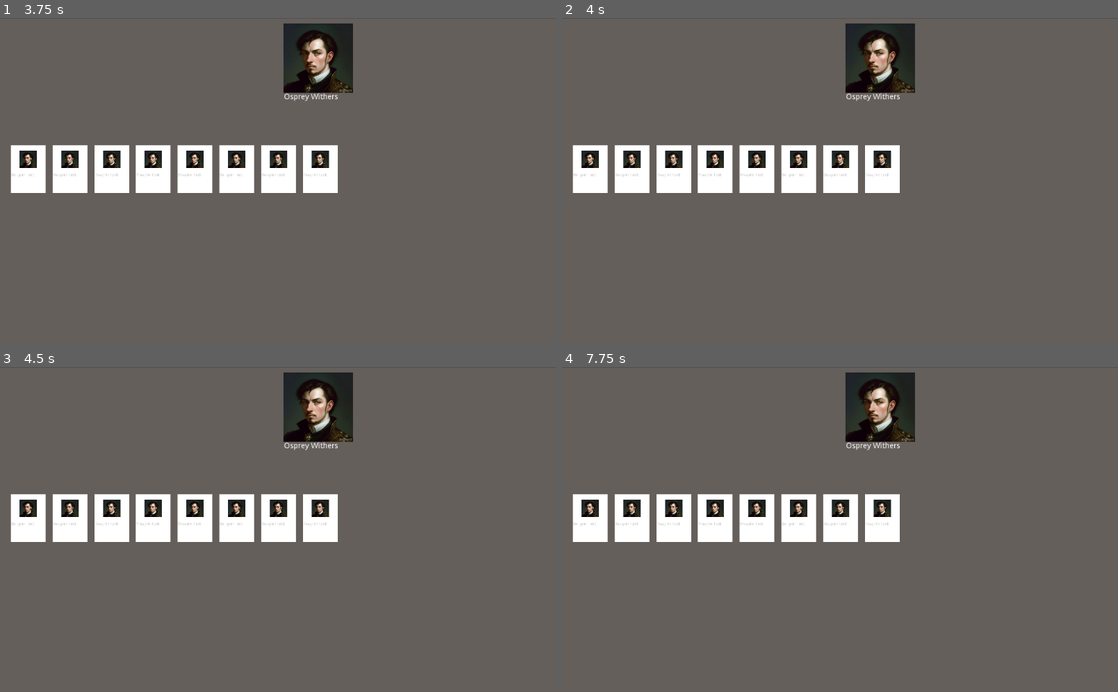
Above: before the commit, frames 1-4 (two rows, left to right).
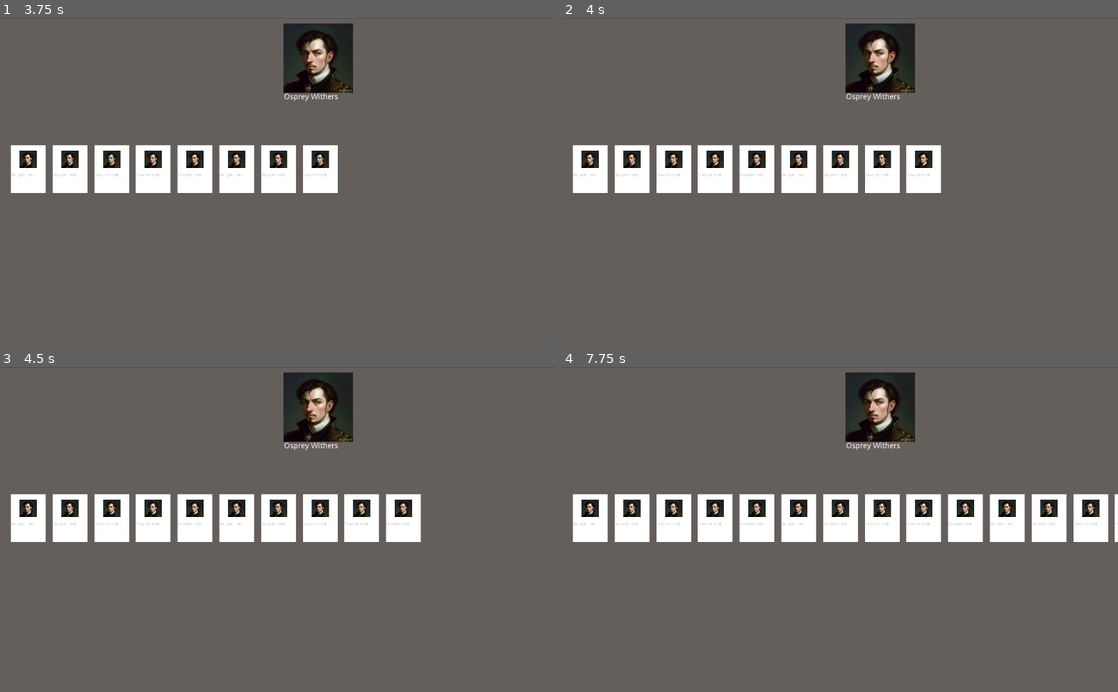
Above: after the commit, the same moments.

Repository: Multi-User-Domain/Realm
Game: Godot game, scene res://Main.tscn
Same seed, same stepped clock (60 frames per second), same inputs: the game is played once before the commit and once after it.
Inputs (mouse positions are in pixels of both pictures, inside the frame that each line leads up to):
- Up to frame 1 (3.75 s): tap Enter (ui_accept) at 0.5, 0.77, 1.25, 1.52, 2, 2.75, 3.02, 3.5 s; move the mouse to (400, 164) at 0.52 s; hold Right (ui_right) 0.53-1.28 s; click (400, 164) at 0.67 s; move the mouse to (166, 196) at 1.27 s; hold Left (ui_left) 1.28-2.03 s; move the mouse to (333, 109) at 2.02 s; hold Right (ui_right) 2.03-3.53 s; move the mouse to (250, 245) at 2.77 s; click (250, 245) at 2.92 s; move the mouse to (444, 229) at 3.52 s; hold Left (ui_left) from 3.53 s (still down)
- Up to frame 2 (4 s): keep holding Left (ui_left); tap Enter (ui_accept) at 3.77 s
- Up to frame 3 (4.5 s): keep holding Left (ui_left); tap Enter (ui_accept) at 4.25 s; move the mouse to (111, 480) at 4.27 s
- Up to frame 4 (7.75 s): tap Enter (ui_accept) at 4.52, 6.02, 6.77, 7.52 s; move the mouse to (867, 529) at 5.02 s; click (867, 529) at 5.17 s; move the mouse to (756, 448) at 5.77 s; release Left (ui_left) at 5.78 s; hold Right (ui_right) from 5.78 s (still down); move the mouse to (962, 513) at 6.52 s; move the mouse to (728, 545) at 7.27 s; click (728, 545) at 7.42 s

Frame 1 is identical in both runs. In frame 2, 0.9% of the frame differs, in the area x 61-69%, y 39-54%; in frame 3, 1.9%; in frame 4, 4.7%, in the area x 61-100%, y 39-54%.
Error before the commit: Attempt to call function 'get_node' in base 'previously freed instance' on a null instance. (res://Main.gd:177)

Commit message:
refactor: simplify CardTray
removed active and inactive distinction, now just have one hand

Diff:
--- a/CardTray.gd
+++ b/CardTray.gd
@@ -10,14 +10,12 @@
 # at the base, it is wrapper around a CardManager with no discard_pile,
 # and where the hand progresses as one-in with each one-out
 onready var card_manager = get_node("CardManager")
-onready var active_card_pos_node = get_node("ActiveCardPos")
-onready var inactive_cards_pos_node = get_node("InactiveCardsPos")
+onready var cards_start_pos = get_node("CardsStartFrom")
 
 # TODO: should the hand_size be calculated based on screen width?
 export var hand_size = 7
 
 var card_scene = preload("res://obj/card/Card.tscn")
-var active_card = null
 
 func init_deck(cards):
 	card_manager.init_deck(null, cards)
@@ -26,32 +24,20 @@
 func draw_new_hand():
 	card_manager.draw_hand(hand_size)
 
-	# render the first card in the active card position
-	var top_card = card_manager.hand.pop_front()
-	_render_active_card(top_card)
-
-	# render the rest of the hand in the inactive tray
+	# render the hand in the card tray
 	for i in range(len(card_manager.hand)):
 		var card_jsonld = card_manager.hand[i]
 		var card_scene_instance = card_scene.instance()
 		card_scene_instance.scale = card_scene_instance.scale * game.card_scale
-		card_scene_instance.set_position(Vector2(inactive_cards_pos_node.position.x + ((i * game.get_card_size().x) * 1.2), -game.get_card_size().y * 0.125))
-		inactive_cards_pos_node.add_child(card_scene_instance)
+		card_scene_instance.set_position(Vector2(cards_start_pos.position.x + ((i * game.get_card_size().x) * 1.2), -game.get_card_size().y * 0.125))
+		cards_start_pos.add_child(card_scene_instance)
 		card_scene_instance.init_card(card_jsonld)
 
-func _render_active_card(card_jsonld):
-	# renders the given card in the active card position
-	var card_scene_instance = card_scene.instance()
-	card_scene_instance.set_position(Vector2(active_card_pos_node.position.x, -game.get_card_size().y * 0.75))
-	active_card_pos_node.add_child(card_scene_instance)
-	card_scene_instance.init_card(card_jsonld)
-	active_card = card_scene_instance
+	game.set_selected_card(cards_start_pos.get_child(0))
 
-	game.set_selected_card(card_scene_instance)
-
-func _get_inactive_card_matching(this_card):
+func _get_card_from_hand(this_card):
 	# sorry
-	for child in inactive_cards_pos_node.get_children():
+	for child in cards_start_pos.get_children():
 		if child.get_rdf_property("@id") == this_card["@id"]:
 			return child
 	return null
@@ -61,32 +47,25 @@
 	:return: card to the left of the parameterised card in the UI
 	:return: null if there is no card to the left
 	"""
-	if this_card == active_card:
-		return null
-
 	for i in range(len(card_manager.hand)):
 		if this_card.get_rdf_property("@id") == card_manager.hand[i]["@id"]:
 			if i == 0:
-				return active_card
-			return _get_inactive_card_matching(card_manager.hand[i - 1])
+				return null
+			return _get_card_from_hand(card_manager.hand[i - 1])
 
 func get_card_to_right_of(this_card):
 	"""
 	:return: card to the left of the parameterised card in the UI
 	:return: null if there is no card to the right
 	"""
-	if this_card == active_card:
-		return _get_inactive_card_matching(card_manager.hand[0])
-
 	for i in range(len(card_manager.hand)):
 		if this_card.get_rdf_property("@id") == card_manager.hand[i]["@id"]:
 			if i < len(card_manager.hand) - 1:
-				return _get_inactive_card_matching(card_manager.hand[i + 1])
+				return _get_card_from_hand(card_manager.hand[i + 1])
 			return null
 
 func remove_card(card_scene_instance):
-	if card_scene_instance != active_card:
-		var card_jsonld = card_scene_instance.jsonld_store
-		card_manager.hand.erase(card_jsonld)
+	var card_jsonld = card_scene_instance.jsonld_store
+	card_manager.hand.erase(card_jsonld)
 	card_scene_instance.get_node("..").remove_child(card_scene_instance)
 	card_scene_instance.queue_free()
--- a/Main.gd
+++ b/Main.gd
@@ -60,8 +60,7 @@
 
 	# bottom quarter for player card actions
 	card_tray.set_position(Vector2(x_margin, y_margin + (quarter_height * 3)))
-	card_tray.active_card_pos_node.position.y = card_tray.position.y
-	card_tray.inactive_cards_pos_node.position.y = card_tray.position.y
+	card_tray.cards_start_pos.position.y = card_tray.position.y
 
 	# init players with JSON-LD data for the avatar, and their starting cards
 	# TODO: hardcoding is just for placeholder
--- a/Main.tscn
+++ b/Main.tscn
@@ -33,10 +33,7 @@
 [node name="CardManager" type="Node2D" parent="CardTray"]
 script = ExtResource( 6 )
 
-[node name="InactiveCardsPos" type="Node2D" parent="CardTray"]
-position = Vector2( 146, 0 )
-
-[node name="ActiveCardPos" type="Node2D" parent="CardTray"]
+[node name="CardsStartFrom" type="Node2D" parent="CardTray"]
 position = Vector2( 68, 0 )
 
 [node name="HUD" type="CanvasLayer" parent="."]
